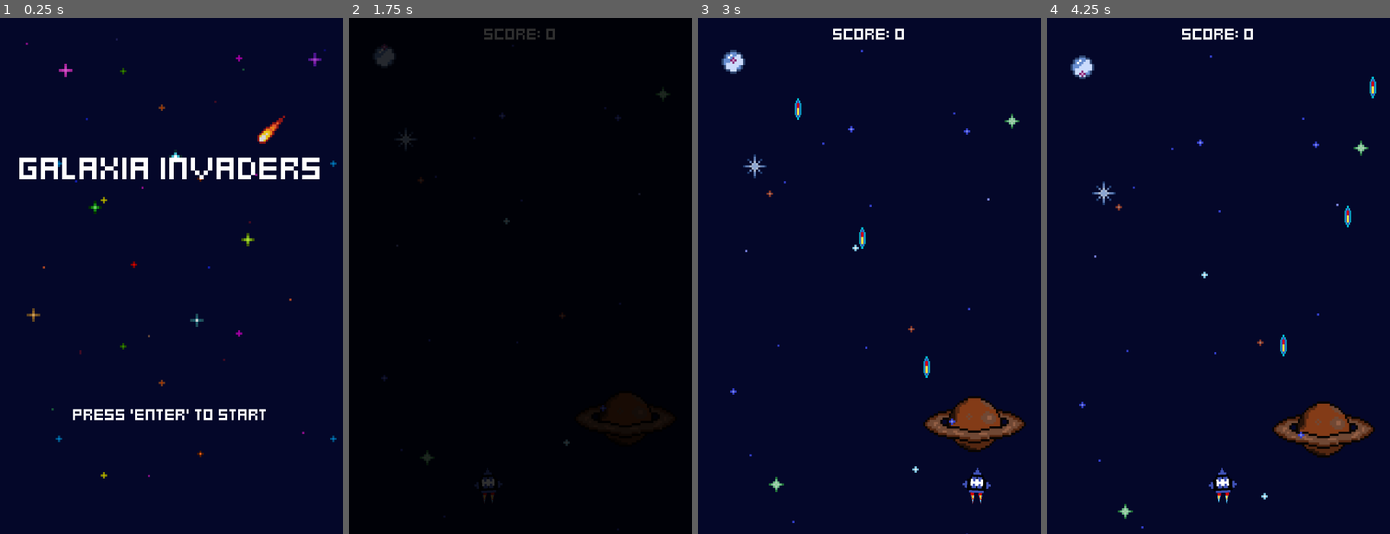
Above: before the commit, frames 1-4 (left to right).
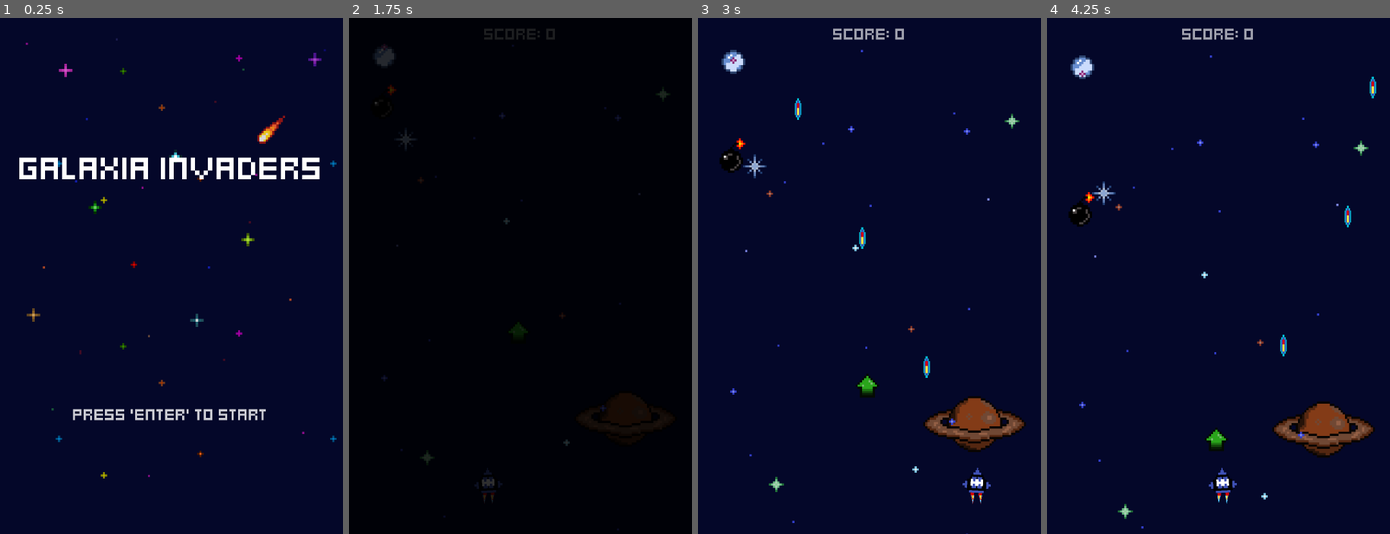
Above: after the commit, the same moments.

Repository: qaramanis/galaxia-invaders
Game: Godot game, scene res://menus/menu.tscn
Two runs of this game, one before a commit and one after it. Both use one fixed random seed, a clock stepped at 60 frames per second and the inputs below.
Inputs:
- Up to frame 1 (0.25 s): no input
- Up to frame 2 (1.75 s): tap Enter (ui_accept) at 0.5, 0.6, 0.77, 1.07, 1.25, 1.35, 1.52 s; hold Right (right) 0.53-1.28 s; hold A (left) from 1.28 s (still down)
- Up to frame 3 (3 s): tap Enter (ui_accept) at 1.82, 2.1, 2.85 s; release A (left) at 2.03 s; hold Right (right) from 2.03 s (still down)
- Up to frame 4 (4.25 s): tap Enter (ui_accept) at 3.02, 3.32, 3.6, 3.77, 4.07 s; release Right (right) at 3.53 s; hold A (left) from 3.53 s (still down)

The runs differ from the first frame. In frame 1, 0.6% of the frame differs, in the area x 21-78%, y 75-78%; in frame 2, 0.1%; in frame 3, 0.7%; in frame 4, 0.7%, in the area x 6-61%, y 2-84%.
Error before the commit: Cannot call method 'change_scene_to_file' on a null value. (res://menus/menu.gd:11)
Error after the commit: Cannot call method 'change_scene_to_file' on a null value. (res://menus/menu.gd:13)

Commit message:
semi-final commits, powerups working

Diff:
--- a/enemies/enemy_generator/enemy_generator.gd
+++ b/enemies/enemy_generator/enemy_generator.gd
@@ -10,7 +10,7 @@
 var margin = 8
 var screen_width = ProjectSettings.get_setting("display/window/size/viewport_width")
 
-@onready var spawner_component: SpawnerComponent = $SpawnerComponent as SpawnerComponent
+@onready var spawner_component: SpawnerComponent = $SpawnerComponent
 @onready var kalamaris_enemy_spawner_timer: Timer = $KalamarisEnemySpawnerTimer
 @onready var kavouris_enemy_spawner_timer: Timer = $KavourisEnemySpawnerTimer
 @onready var keravnos_enemy_spawner_timer: Timer = $KeravnosEnemySpawnerTimer
@@ -34,5 +34,5 @@
 func handle_spawn(enemy_scene: PackedScene, timer: Timer, time_offset: float = 1.0) -> void:
 	spawner_component.scene = enemy_scene
 	spawner_component.spawn(Vector2(randf_range(margin, screen_width-margin), 0))
-	var spawn_rate = time_offset / (0.5 + (game_stats.score * 0.015))
-	timer.start(spawn_rate + randf_range(0.25, 05))
+	var spawn_rate = time_offset / (0.5 + (game_stats.score * 0.02))
+	timer.start()
--- a/enemies/kalamaris/kalamaris_enemy.tscn
+++ b/enemies/kalamaris/kalamaris_enemy.tscn
@@ -59,7 +59,7 @@
 velocity = Vector2(0, 20)
 
 [node name="StatsComponent" parent="." index="4"]
-health = 3
+health = 2
 
 [node name="VisibleOnScreenNotifier2D" parent="." index="5"]
 position = Vector2(4.17233e-07, 4.17233e-07)
--- a/enemies/kavouris/kavouris_enemy.tscn
+++ b/enemies/kavouris/kavouris_enemy.tscn
@@ -59,7 +59,7 @@
 velocity = Vector2(0, 10)
 
 [node name="StatsComponent" parent="." index="4"]
-health = 6
+health = 7
 
 [node name="VisibleOnScreenNotifier2D" parent="." index="5"]
 position = Vector2(0.0742856, -0.0533337)
--- a/enemies/keravnos/keravnos_enemy.tscn
+++ b/enemies/keravnos/keravnos_enemy.tscn
@@ -94,7 +94,7 @@
 velocity = Vector2(0, 15)
 
 [node name="StatsComponent" parent="." index="4"]
-health = 2
+health = 3
 
 [node name="VisibleOnScreenNotifier2D" parent="." index="5"]
 position = Vector2(2.38419e-07, 5.96046e-07)
--- a/enemies/prasinos_magkas/prasinos_magkas_enemy.tscn
+++ b/enemies/prasinos_magkas/prasinos_magkas_enemy.tscn
@@ -66,7 +66,7 @@
 polygon = PackedVector2Array(-4, 3, -5, 2, -6, 1, -6, 0, -7, -1, -7, -2, -4, -2, -4, -4, -2, -4, -2, -5, -1, -5, -1, -7, 1, -7, 1, -5, 2, -5, 2, -4, 4, -4, 4, -2, 7, -2, 7, -1, 6, 0, 6, 1, 5, 2, 4, 3, 4, 4, 4, 7, 3, 7, 3, 4, 2, 4, 2, 7, 1, 7, 1, 4, -1, 4, -1, 7, -2, 7, -2, 4, -3, 4, -3, 7, -4, 7)
 
 [node name="StatsComponent" parent="." index="4"]
-health = 8
+health = 4
 
 [node name="VisibleOnScreenNotifier2D" parent="." index="5"]
 position = Vector2(2.38419e-07, 1.19209e-07)
--- a/menus/game_over.tscn
+++ b/menus/game_over.tscn
@@ -1,10 +1,53 @@
-[gd_scene load_steps=6 format=3 uid="uid://bl2yu4kdwks1l"]
+[gd_scene load_steps=11 format=3 uid="uid://bl2yu4kdwks1l"]
 
 [ext_resource type="Script" uid="uid://juiupvj56hl3" path="res://menus/game_over.gd" id="1_hl86a"]
 [ext_resource type="PackedScene" uid="uid://de4g6bt8oy5ts" path="res://effects/space_background.tscn" id="1_v8xbx"]
 [ext_resource type="Resource" uid="uid://vrfwv2ai2n3w" path="res://game_stats.tres" id="2_a6cs8"]
 [ext_resource type="LabelSettings" uid="uid://cdk7ufex3i6og" path="res://fonts/title_label_settings.tres" id="2_mq8lb"]
 [ext_resource type="LabelSettings" uid="uid://c03iwwiqkc132" path="res://fonts/subtitle_label_settings.tres" id="4_hl86a"]
+[ext_resource type="FontFile" uid="uid://bxn8mxkj6uk20" path="res://fonts/Kenney Mini Square.ttf" id="6_kwtkc"]
+
+[sub_resource type="LabelSettings" id="LabelSettings_mgyup"]
+font = ExtResource("6_kwtkc")
+font_size = 8
+
+[sub_resource type="Animation" id="Animation_oa3s2"]
+resource_name = "blinking_text"
+length = 2.0
+loop_mode = 1
+tracks/0/type = "value"
+tracks/0/imported = false
+tracks/0/enabled = true
+tracks/0/path = NodePath("CenterContainer/VBoxContainer/Label:label_settings:font_color")
+tracks/0/interp = 1
+tracks/0/loop_wrap = true
+tracks/0/keys = {
+"times": PackedFloat32Array(0, 1, 2),
+"transitions": PackedFloat32Array(1, 1, 1),
+"update": 0,
+"values": [Color(1, 1, 1, 1), Color(1, 1, 1, 0.196078), Color(1, 1, 1, 1)]
+}
+
+[sub_resource type="Animation" id="Animation_ydvg7"]
+length = 0.001
+tracks/0/type = "value"
+tracks/0/imported = false
+tracks/0/enabled = true
+tracks/0/path = NodePath("CenterContainer/VBoxContainer/Label:label_settings:font_color")
+tracks/0/interp = 1
+tracks/0/loop_wrap = true
+tracks/0/keys = {
+"times": PackedFloat32Array(0),
+"transitions": PackedFloat32Array(1),
+"update": 0,
+"values": [Color(1, 1, 1, 1)]
+}
+
+[sub_resource type="AnimationLibrary" id="AnimationLibrary_ntuu1"]
+_data = {
+&"RESET": SubResource("Animation_ydvg7"),
+&"blinking_text": SubResource("Animation_oa3s2")
+}
 
 [node name="GameOver" type="Control"]
 layout_mode = 3
@@ -80,5 +123,11 @@
 layout_mode = 2
 text = "PRESS 'ENTER TO
 TRY AGAIN"
-label_settings = ExtResource("4_hl86a")
+label_settings = SubResource("LabelSettings_mgyup")
 horizontal_alignment = 1
+
+[node name="AnimationPlayer" type="AnimationPlayer" parent="."]
+libraries = {
+&"": SubResource("AnimationLibrary_ntuu1")
+}
+autoplay = "blinking_text"
--- a/menus/menu.gd
+++ b/menus/menu.gd
@@ -8,4 +8,6 @@
 	if Input.is_action_just_pressed("ui_accept"):
 		TransitionScreen.transition()
 		await TransitionScreen.on_transition_finished
+
+
 		get_tree().change_scene_to_file("res://world.tscn")
--- a/menus/menu.tscn
+++ b/menus/menu.tscn
@@ -1,9 +1,47 @@
-[gd_scene load_steps=5 format=3 uid="uid://b1mc623vc7sky"]
+[gd_scene load_steps=8 format=3 uid="uid://b1mc623vc7sky"]
 
 [ext_resource type="Script" uid="uid://bhs4b1f6d8b1h" path="res://menus/menu.gd" id="1_2d4ws"]
 [ext_resource type="PackedScene" uid="uid://de4g6bt8oy5ts" path="res://effects/space_background.tscn" id="1_hl3ms"]
 [ext_resource type="LabelSettings" uid="uid://cdk7ufex3i6og" path="res://fonts/title_label_settings.tres" id="2_2d4ws"]
 [ext_resource type="LabelSettings" uid="uid://c03iwwiqkc132" path="res://fonts/subtitle_label_settings.tres" id="4_2d4ws"]
+
+[sub_resource type="Animation" id="Animation_2d4ws"]
+length = 0.001
+tracks/0/type = "value"
+tracks/0/imported = false
+tracks/0/enabled = true
+tracks/0/path = NodePath("CenterContainer/VBoxContainer/StartLabel:label_settings:font_color")
+tracks/0/interp = 1
+tracks/0/loop_wrap = true
+tracks/0/keys = {
+"times": PackedFloat32Array(0),
+"transitions": PackedFloat32Array(1),
+"update": 0,
+"values": [Color(1, 1, 1, 1)]
+}
+
+[sub_resource type="Animation" id="Animation_jayei"]
+resource_name = "blinking_text"
+length = 2.0
+loop_mode = 1
+tracks/0/type = "value"
+tracks/0/imported = false
+tracks/0/enabled = true
+tracks/0/path = NodePath("CenterContainer/VBoxContainer/StartLabel:label_settings:font_color")
+tracks/0/interp = 1
+tracks/0/loop_wrap = true
+tracks/0/keys = {
+"times": PackedFloat32Array(0, 1, 2),
+"transitions": PackedFloat32Array(1, 1, 1),
+"update": 0,
+"values": [Color(1, 1, 1, 1), Color(1, 1, 1, 0.196078), Color(1, 1, 1, 1)]
+}
+
+[sub_resource type="AnimationLibrary" id="AnimationLibrary_gduqu"]
+_data = {
+&"RESET": SubResource("Animation_2d4ws"),
+&"blinking_text": SubResource("Animation_jayei")
+}
 
 [node name="Menu" type="Control"]
 layout_mode = 3
@@ -41,3 +79,9 @@
 text = "PRESS 'ENTER' TO START"
 label_settings = ExtResource("4_2d4ws")
 horizontal_alignment = 1
+
+[node name="AnimationPlayer" type="AnimationPlayer" parent="."]
+libraries = {
+&"": SubResource("AnimationLibrary_gduqu")
+}
+autoplay = "blinking_text"
--- /dev/null
+++ b/power_ups/PowerUpGenerator.tscn
@@ -0,0 +1,27 @@
+[gd_scene load_steps=6 format=3 uid="uid://cc73yvccgrsaf"]
+
+[ext_resource type="Script" uid="uid://cfk5csakd7345" path="res://power_ups/power_up_generator.gd" id="1_fidey"]
+[ext_resource type="Script" uid="uid://b2icqvnrurryk" path="res://components/spawner_component.gd" id="1_inl6q"]
+[ext_resource type="PackedScene" uid="uid://ddo257tgai1wv" path="res://power_ups/upgrade_laser/upgrade_laser.tscn" id="2_brsd6"]
+[ext_resource type="PackedScene" uid="uid://cvvwifbk3igp8" path="res://power_ups/nuke_world/nuke_world.tscn" id="3_pjxc4"]
+[ext_resource type="Resource" uid="uid://vrfwv2ai2n3w" path="res://game_stats.tres" id="4_auskt"]
+
+[node name="PowerUpGenerator" type="Node2D"]
+script = ExtResource("1_fidey")
+UpgradeLaserScene = ExtResource("2_brsd6")
+NukeWorldScene = ExtResource("3_pjxc4")
+game_stats = ExtResource("4_auskt")
+
+[node name="SpawnerComponent" type="Node2D" parent="."]
+script = ExtResource("1_inl6q")
+metadata/_custom_type_script = "uid://b2icqvnrurryk"
+
+[node name="UpgradeLaserTimer" type="Timer" parent="."]
+wait_time = 60.0
+one_shot = true
+autostart = true
+
+[node name="NukeWorldTimer" type="Timer" parent="."]
+wait_time = 90.0
+one_shot = true
+autostart = true
--- /dev/null
+++ b/power_ups/double_score/double_score.gd
@@ -0,0 +1,11 @@
+extends PowerUp
+
+@onready var duration_timer: Timer = $DurationTimer
+
+func _ready():
+	super()
+	hitbox_component.hit_hurtbox.connect(_on_player_hit)
+
+
+func _on_player_hit(hurtbox: HurtboxComponent):
+	pass
--- a/power_ups/double_score/double_score.tscn
+++ b/power_ups/double_score/double_score.tscn
@@ -1,7 +1,8 @@
-[gd_scene load_steps=5 format=3 uid="uid://cdhro386llbwa"]
+[gd_scene load_steps=6 format=3 uid="uid://cdhro386llbwa"]
 
 [ext_resource type="PackedScene" uid="uid://dibeq7mgier86" path="res://power_ups/power_up.tscn" id="1_f6tty"]
 [ext_resource type="Texture2D" uid="uid://s3r763lk46g7" path="res://assets/power_ups/double_score.png" id="2_pthm2"]
+[ext_resource type="Script" uid="uid://wy8brh885iyf" path="res://power_ups/double_score/double_score.gd" id="2_tuf77"]
 
 [sub_resource type="SpriteFrames" id="SpriteFrames_n4aqg"]
 animations = [{
@@ -18,6 +19,7 @@
 radius = 8.0
 
 [node name="DoubleScore" instance=ExtResource("1_f6tty")]
+script = ExtResource("2_tuf77")
 
 [node name="AnimatedSprite2D" parent="." index="0"]
 sprite_frames = SubResource("SpriteFrames_n4aqg")
@@ -27,3 +29,9 @@
 
 [node name="CollisionShape2D" type="CollisionShape2D" parent="HurtboxComponent" index="0"]
 shape = SubResource("CircleShape2D_guwc8")
+
+[node name="MoveComponent" parent="." index="3"]
+velocity = Vector2(0, 20)
+
+[node name="DurationTimer" parent="." index="8"]
+wait_time = 15.0
--- /dev/null
+++ b/power_ups/nuke_world/nuke_world.gd
@@ -0,0 +1,49 @@
+extends PowerUp
+
+const ExplosionEffect = preload("res://effects/explosion_effect.tscn")
+
+func _ready():
+	super()
+	hitbox_component.hit_hurtbox.connect(_on_player_hit)
+
+func _on_player_hit(hurtbox: HurtboxComponent):
+	visible = false
+	var big_explosion = ExplosionEffect.instantiate()
+	get_tree().current_scene.add_child(big_explosion)
+	big_explosion.global_position = global_position
+	big_explosion.scale = Vector2(3, 3)
+
+	var enemies = []
+	_find_enemies_recursive(get_tree().current_scene, enemies)
+	for enemy in enemies:
+		if enemy.has_node("DestroyedComponent"):
+			var destroyed_component = enemy.get_node("DestroyedComponent")
+			destroyed_component.destroy()
+		else:
+			enemy.queue_free()
+
+	var enemy_generator = get_tree().root.find_child("EnemyGenerator", true, false)
+
+	if enemy_generator:
+		enemy_generator.kalamaris_enemy_spawner_timer.paused = true
+		enemy_generator.kavouris_enemy_spawner_timer.paused = true
+		enemy_generator.keravnos_enemy_spawner_timer.paused = true
+		enemy_generator.prasinos_magkas_spawner_timer.paused = true
+
+		await get_tree().create_timer(5.0).timeout
+
+		if is_instance_valid(enemy_generator):
+			enemy_generator.kalamaris_enemy_spawner_timer.paused = false
+			enemy_generator.kavouris_enemy_spawner_timer.paused = false
+			enemy_generator.keravnos_enemy_spawner_timer.paused = false
+			enemy_generator.prasinos_magkas_spawner_timer.paused = false
+
+	queue_free()
+
+func _find_enemies_recursive(node, enemies_array):
+	if node is Enemy and is_instance_valid(node):
+		enemies_array.append(node)
+
+	if is_instance_valid(node):
+		for child in node.get_children():
+			_find_enemies_recursive(child, enemies_array)
--- /dev/null
+++ b/power_ups/nuke_world/nuke_world.tscn
@@ -0,0 +1,31 @@
+[gd_scene load_steps=6 format=3 uid="uid://cvvwifbk3igp8"]
+
+[ext_resource type="PackedScene" uid="uid://dibeq7mgier86" path="res://power_ups/power_up.tscn" id="1_wimaq"]
+[ext_resource type="Texture2D" uid="uid://bqyy6htfxtd43" path="res://assets/power_ups/nuke_world.png" id="2_3xl65"]
+[ext_resource type="Script" uid="uid://crojjo58dpxqt" path="res://power_ups/nuke_world/nuke_world.gd" id="2_hlomw"]
+
+[sub_resource type="SpriteFrames" id="SpriteFrames_hlomw"]
+animations = [{
+"frames": [{
+"duration": 1.0,
+"texture": ExtResource("2_3xl65")
+}],
+"loop": false,
+"name": &"default",
+"speed": 5.0
+}]
+
+[sub_resource type="CircleShape2D" id="CircleShape2D_d6ow1"]
+radius = 8.06226
+
+[node name="NukeWorld" instance=ExtResource("1_wimaq")]
+script = ExtResource("2_hlomw")
+
+[node name="AnimatedSprite2D" parent="." index="0"]
+sprite_frames = SubResource("SpriteFrames_hlomw")
+
+[node name="CollisionShape2D" type="CollisionShape2D" parent="HitboxComponent" index="0"]
+shape = SubResource("CircleShape2D_d6ow1")
+
+[node name="MoveComponent" parent="." index="2"]
+velocity = Vector2(0, 20)
--- a/power_ups/power_up.gd
+++ b/power_ups/power_up.gd
@@ -6,17 +6,10 @@
 @onready var flash_component: FlashComponent = $FlashComponent
 @onready var scale_component: ScaleComponent = $ScaleComponent
 @onready var shake_component: ShakeComponent = $ShakeComponent
-@onready var visible_on_screen_notifier_2d: VisibleOnScreenNotifier2D = $VisibleOnScreenNotifier2D
 @onready var hitbox_component: HitboxComponent = $HitboxComponent
-@onready var hurtbox_component: HurtboxComponent = $HurtboxComponent
 
 
 func _ready():
 	hitbox_component.collision_mask = 1
-	hurtbox_component.hurt.connect(func(hitbox: HitboxComponent):
-		scale_component.tween_scale()
-		flash_component.flash()
-		shake_component.tween_shake()
-	)
 
 	stats_component.no_health.connect(queue_free)
--- a/power_ups/power_up.tscn
+++ b/power_ups/power_up.tscn
@@ -1,9 +1,8 @@
-[gd_scene load_steps=9 format=3 uid="uid://dibeq7mgier86"]
+[gd_scene load_steps=8 format=3 uid="uid://dibeq7mgier86"]
 
 [ext_resource type="Script" uid="uid://clhrjoloqjr2c" path="res://components/move_component.gd" id="1_e1tdf"]
 [ext_resource type="Script" uid="uid://drv6js7knu4m" path="res://power_ups/power_up.gd" id="1_kn7g2"]
 [ext_resource type="Script" uid="uid://bakk1nmea1upw" path="res://components/hitbox_component.gd" id="2_e1tdf"]
-[ext_resource type="Script" uid="uid://dwq7bi5q0oo2b" path="res://components/hurtbox_component.gd" id="3_tcybx"]
 [ext_resource type="Script" uid="uid://rbj8cldddtlp" path="res://components/stats_component.gd" id="5_6ppud"]
 [ext_resource type="Script" uid="uid://cb30vdkogpydn" path="res://components/flash_component.gd" id="6_3ivhi"]
 [ext_resource type="Script" uid="uid://8qg5kbkrjcur" path="res://components/scale_component.gd" id="6_p5ef7"]
@@ -18,10 +17,6 @@
 script = ExtResource("2_e1tdf")
 damage = 0.0
 metadata/_custom_type_script = "uid://bakk1nmea1upw"
-
-[node name="HurtboxComponent" type="Area2D" parent="."]
-script = ExtResource("3_tcybx")
-metadata/_custom_type_script = "uid://dwq7bi5q0oo2b"
 
 [node name="MoveComponent" type="Node" parent="." node_paths=PackedStringArray("actor")]
 script = ExtResource("1_e1tdf")
@@ -46,3 +41,6 @@
 script = ExtResource("8_4qykb")
 node = NodePath("../AnimatedSprite2D")
 metadata/_custom_type_script = "uid://bxylq1m1e2uby"
+
+[node name="DurationTimer" type="Timer" parent="."]
+wait_time = 10.0
--- /dev/null
+++ b/power_ups/power_up_generator.gd
@@ -0,0 +1,26 @@
+extends Node2D
+
+
+@export var UpgradeLaserScene: PackedScene
+@export var NukeWorldScene: PackedScene
+
+@export var game_stats: GameStats
+
+@onready var spawner_component: SpawnerComponent = $SpawnerComponent
+@onready var upgrade_laser_timer: Timer = $UpgradeLaserTimer
+@onready var nuke_world_timer: Timer = $NukeWorldTimer
+
+
+var margin = 24
+var screen_width = ProjectSettings.get_setting("display/window/size/viewport_width")
+
+func _ready() -> void:
+	upgrade_laser_timer.timeout.connect(handle_spawn.bind(UpgradeLaserScene, upgrade_laser_timer))
+	nuke_world_timer.timeout.connect(handle_spawn.bind(NukeWorldScene, nuke_world_timer))
+
+
+func handle_spawn(powerup_scene: PackedScene, timer: Timer, time_offset: float = 1.0) -> void:
+	spawner_component.scene = powerup_scene
+	spawner_component.spawn(Vector2(randf_range(margin, screen_width-margin), 0))
+	var spawn_rate = time_offset / (0.5 + (game_stats.score * 0.01))
+	timer.start()
--- a/power_ups/upgrade_laser/upgrade_laser.tscn
+++ b/power_ups/upgrade_laser/upgrade_laser.tscn
@@ -3,6 +3,9 @@
 [ext_resource type="PackedScene" uid="uid://dibeq7mgier86" path="res://power_ups/power_up.tscn" id="1_qmpbm"]
 [ext_resource type="Script" uid="uid://bbyt7vbetepo7" path="res://power_ups/upgrade_laser/upgrade_laser.gd" id="2_ad1e1"]
 [ext_resource type="Texture2D" uid="uid://c3ckrerdindju" path="res://assets/power_ups/upgrade_laser.png" id="2_bqfhp"]
+
+[sub_resource type="RectangleShape2D" id="RectangleShape2D_bqfhp"]
+size = Vector2(12, 12)
 
 [sub_resource type="SpriteFrames" id="SpriteFrames_ad1e1"]
 animations = [{
@@ -15,24 +18,17 @@
 "speed": 5.0
 }]
 
-[sub_resource type="RectangleShape2D" id="RectangleShape2D_bqfhp"]
-size = Vector2(12, 12)
-
 [node name="PowerUp" instance=ExtResource("1_qmpbm")]
 script = ExtResource("2_ad1e1")
 
-[node name="AnimatedSprite2D" parent="." index="0"]
+[node name="HurtboxComponent#CollisionShape2D" type="CollisionShape2D" parent="." index="0"]
+shape = SubResource("RectangleShape2D_bqfhp")
+
+[node name="AnimatedSprite2D" parent="." index="1"]
 sprite_frames = SubResource("SpriteFrames_ad1e1")
 
 [node name="CollisionShape2D" type="CollisionShape2D" parent="HitboxComponent" index="0"]
 shape = SubResource("RectangleShape2D_bqfhp")
 
-[node name="CollisionShape2D" type="CollisionShape2D" parent="HurtboxComponent" index="0"]
-shape = SubResource("RectangleShape2D_bqfhp")
-
 [node name="MoveComponent" parent="." index="3"]
 velocity = Vector2(0, 20)
-
-[node name="DurationTimer" type="Timer" parent="." index="8"]
-wait_time = 5.0
-one_shot = true
--- a/project.godot
+++ b/project.godot
@@ -22,6 +22,7 @@
 [autoload]
 
 TransitionScreen="*res://transition_screen.tscn"
+Laser="*res://projectiles/laser.tscn"
 
 [display]
 
--- a/world.tscn
+++ b/world.tscn
@@ -1,12 +1,15 @@
-[gd_scene load_steps=8 format=3 uid="uid://bt1iu4plefeq6"]
+[gd_scene load_steps=11 format=3 uid="uid://bt1iu4plefeq6"]
 
 [ext_resource type="Script" uid="uid://bdlqxs5udn1tq" path="res://world.gd" id="1_aqk2v"]
 [ext_resource type="PackedScene" uid="uid://cjoydvhiue75e" path="res://player_ship/ship.tscn" id="1_f3sb7"]
 [ext_resource type="Resource" uid="uid://vrfwv2ai2n3w" path="res://game_stats.tres" id="2_dwbse"]
 [ext_resource type="PackedScene" uid="uid://btujomquwsc16" path="res://enemies/enemy_generator/enemy_generator.tscn" id="3_tlwt5"]
 [ext_resource type="LabelSettings" uid="uid://c03iwwiqkc132" path="res://fonts/subtitle_label_settings.tres" id="5_036b0"]
+[ext_resource type="PackedScene" uid="uid://cc73yvccgrsaf" path="res://power_ups/PowerUpGenerator.tscn" id="5_wse8f"]
 [ext_resource type="PackedScene" uid="uid://eff6tiedsj1w" path="res://effects/gameplay_background.tscn" id="7_gbfbk"]
 [ext_resource type="Script" uid="uid://dblrcjambvq8h" path="res://components/score_component.gd" id="7_pkg7o"]
+[ext_resource type="PackedScene" uid="uid://cvvwifbk3igp8" path="res://power_ups/nuke_world/nuke_world.tscn" id="8_gbfbk"]
+[ext_resource type="PackedScene" uid="uid://ddo257tgai1wv" path="res://power_ups/upgrade_laser/upgrade_laser.tscn" id="9_ioo17"]
 
 [node name="world" type="Node2D"]
 script = ExtResource("1_aqk2v")
@@ -16,6 +19,8 @@
 position = Vector2(80, 216)
 
 [node name="EnemyGenerator" parent="." instance=ExtResource("3_tlwt5")]
+
+[node name="PowerUpGenerator" parent="." instance=ExtResource("5_wse8f")]
 
 [node name="ScoreLabel" type="Label" parent="."]
 offset_right = 160.0
@@ -30,3 +35,9 @@
 metadata/_custom_type_script = "uid://dblrcjambvq8h"
 
 [node name="GameplayBackground" parent="." instance=ExtResource("7_gbfbk")]
+
+[node name="NukeWorld" parent="." instance=ExtResource("8_gbfbk")]
+position = Vector2(16, 35)
+
+[node name="PowerUp" parent="." instance=ExtResource("9_ioo17")]
+position = Vector2(79, 142)
Binary file added: assets/power_ups/nuke_world.png
Not shown, added: assets/power_ups/nuke_world.png.import
Not shown, added: power_ups/double_score/double_score.gd.uid
Not shown, added: power_ups/nuke_world/nuke_world.gd.uid
Not shown, added: power_ups/power_up_generator.gd.uid
